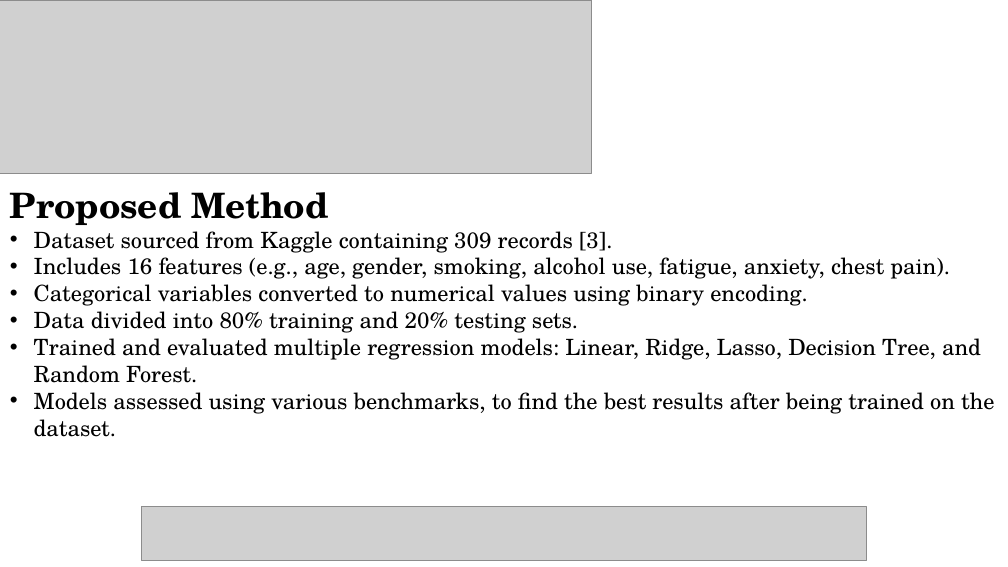
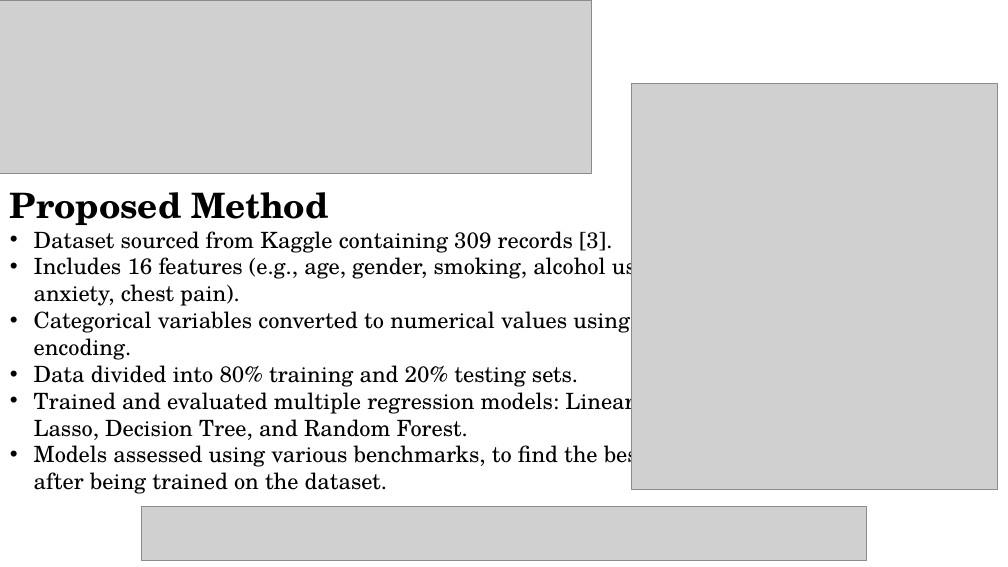
Before and after one commit to aadipoddar/Lung-Cancer-ML, a slide deck: slide 6 of Paper Presentation Template_NMITCON2025[1].ppt. Drawn at 1008x567 pixels with LibreOffice and Linux fonts; fonts in the diff are those of the drawing; grey boxes stand for pictures. Boxes give left, top, right and bottom in pixels: in the first picture for what was removed or moved away, otherwise in the second. Text is boxed around its words. In the diff, an @@ line names an element or a change of style, - is before the commit and + after.

```diff
--- a/Paper Presentation Template_NMITCON2025[1].ppt
+++ b/Paper Presentation Template_NMITCON2025[1].ppt
@@ picture added at <box>631,84,998,490</box> @@
@@ text "Proposed Method" rewrapped from <box>10,192,994,437</box> to <box>10,192,653,494</box> @@
```
Also in this commit, not shown: 4 other slides changed, 1 other file.
